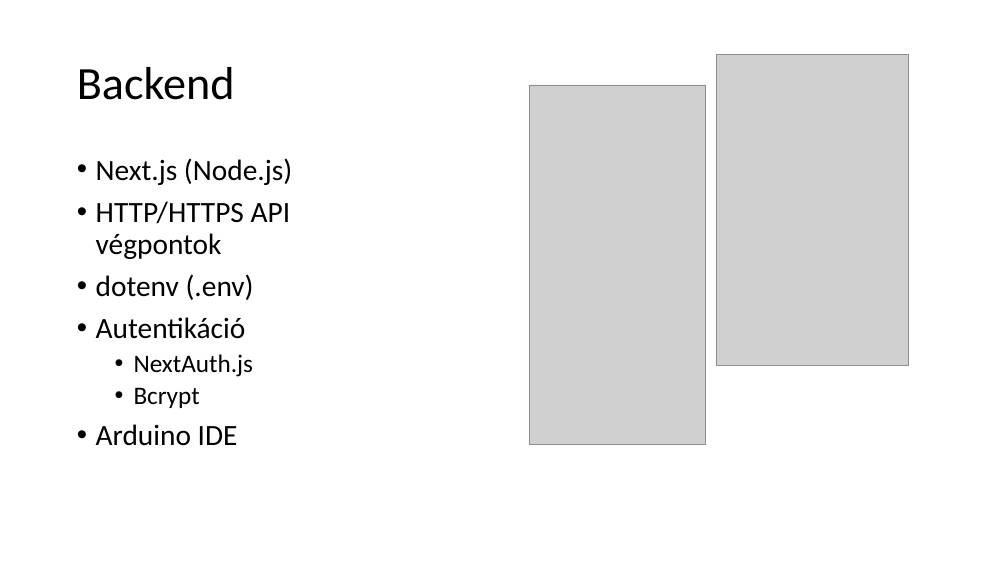
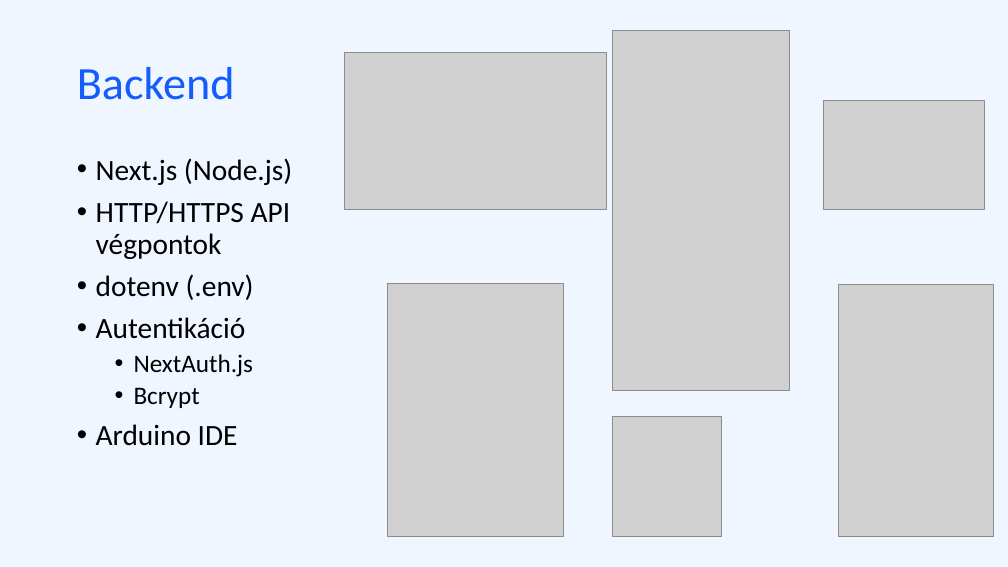
Before and after one commit to nagygabor123/vizsgaremek, a slide deck: slide 6 of Dokumentacio/Eloadas.pptx. Drawn at 1008x567 pixels with LibreOffice and Linux fonts; fonts in the diff are those of the drawing; grey boxes stand for pictures. Boxes give left, top, right and bottom in pixels: in the first picture for what was removed or moved away, otherwise in the second. Text is boxed around its words. In the diff, an @@ line names an element or a change of style, - is before the commit and + after.

```diff
--- a/Dokumentacio/Eloadas.pptx
+++ b/Dokumentacio/Eloadas.pptx
@@ background #FFFFFF to #EFF6FF @@
@@ title "Backend" at [77, 67, 235, 100]: text colour #000000 to #145CFC @@
@@ picture added at [345, 52, 606, 209] @@
@@ picture: place and size @@
-picture at [529, 85, 706, 445]
+picture at [613, 30, 789, 390]
@@ picture added at [823, 100, 985, 209] @@
@@ picture added at [387, 284, 563, 536] @@
@@ picture: place and size @@
-picture at [717, 54, 909, 366]
+picture at [839, 284, 994, 537]
@@ picture added at [613, 416, 721, 536] @@
```
Also in this commit, not shown: 7 other slides changed, 2 slides added, 2 slides removed.
